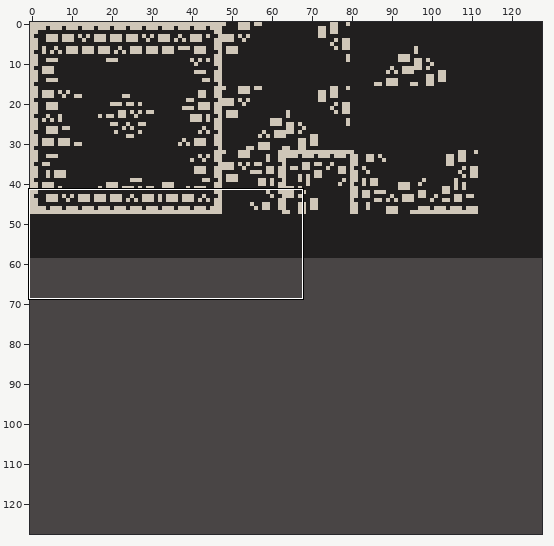
Sprite sheet -- Tilesets/tilemap.png. Above, an overview of the earlier version with the close-up marked.
Close-up. First the earlier version:
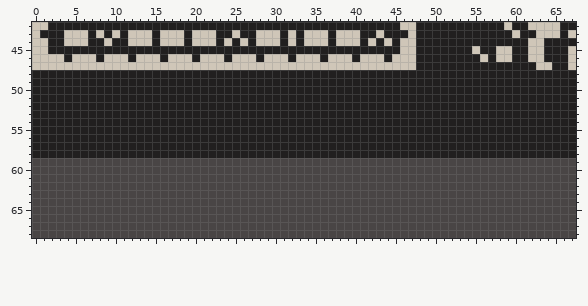
The file is 128x128 pixels. Shown: x 0..67, y 42..68.
And afterwards:
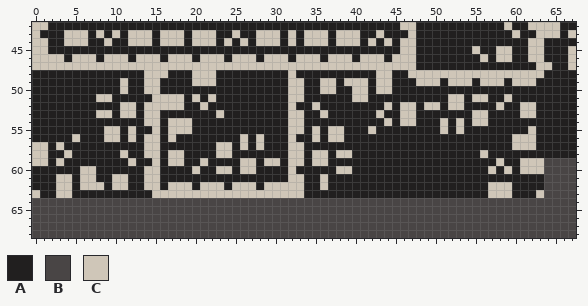
Palette (. is transparent): A #211f1f  B #494545  C #cfc6b8
Message: Add more tile types
What changed:
y 48: x 14..16 AAA -> CCC; x 20..22 AAA -> CCC; x 32 A -> C; x 43..44 AA -> CC; x 47..63 AAAAAAAAAAAAAAAAA -> CCCCCCCCCCCCCCCCC
y 49: x 11 A -> C; x 14..15 AA -> CC; x 20..22 AAA -> CCC; x 32..33 AA -> CC; x 36..37 AA -> CC; x 39..41 AAA -> CCC; x 43..44 AA -> CC; x 48..50 AAA -> CCC; x 52..54 AAA -> CCC; x 56..58 AAA -> CCC; x 60..62 AAA -> CCC
y 50: x 11 A -> C; x 14..15 AA -> CC; x 32..33 AA -> CC; x 36..37 AA -> CC; x 40..41 AA -> CC; x 43..44 AA -> CC
y 51: x 8..9 AA -> CC; x 15..18 AAAA -> CCCC; x 20 A -> C; x 22 A -> C; x 32..33 AA -> CC; x 40..41 AA -> CC; x 52..53 AA -> CC; x 55..56 AA -> CC; x 59 A -> C
y 52: x 11..12 AA -> CC; x 14..18 AAAAA -> CCCCC; x 21 A -> C; x 32 A -> C; x 35 A -> C; x 44 A -> C; x 46..47 AA -> CC; x 49..50 AA -> CC; x 52..53 AA -> CC; x 58 A -> C; x 61..62 AA -> CC
y 53: x 8..9 AA -> CC; x 11..12 AA -> CC; x 14..15 AA -> CC; x 23 A -> C; x 32..33 AA -> CC; x 36 A -> C; x 43 A -> C; x 46..47 AA -> CC; x 55..56 AA -> CC; x 61..62 AA -> CC
y 54: x 14..15 AA -> CC; x 17..19 AAA -> CCC; x 32..33 AA -> CC; x 44 A -> C; x 46..47 AA -> CC; x 51 A -> C; x 53 A -> C; x 55..56 AA -> CC
y 55: x 9..10 AA -> CC; x 12 A -> C; x 15 A -> C; x 17..19 AAA -> CCC; x 32..33 AA -> CC; x 35 A -> C; x 37..38 AA -> CC; x 42 A -> C; x 51 A -> C; x 53 A -> C; x 62 A -> C
y 56: x 5 A -> C; x 9..10 AA -> CC; x 12 A -> C; x 14..15 AA -> CC; x 17 A -> C; x 26 A -> C; x 28 A -> C; x 32 A -> C; x 35 A -> C; x 37..38 AA -> CC; x 60..62 AAA -> CCC
y 57: x 0..1 AA -> CC; x 3 A -> C; x 14..15 AA -> CC; x 23..24 AA -> CC; x 26 A -> C; x 28 A -> C; x 32..33 AA -> CC; x 60..62 AAA -> CCC
y 58: x 0..1 AA -> CC; x 4 A -> C; x 11 A -> C; x 14..15 AA -> CC; x 17..18 AA -> CC; x 23..24 AA -> CC; x 32..33 AA -> CC; x 35..36 AA -> CC; x 38..39 AA -> CC; x 56 A -> C
y 59: x 0..63 BBBBBBBBBBBBBBBBBBBBBBBBBBBBBBBBBBBBBBBBBBBBBBBBBBBBBBBBBBBBBBBB -> CCACAAAAAAAACAACACCAACAAAACCACCACCACCAAAAAAAAAAAAAAAAAAAAACAACCC
y 60: x 0..63 BBBBBBBBBBBBBBBBBBBBBBBBBBBBBBBBBBBBBBBBBBBBBBBBBBBBBBBBBBBBBBBB -> AAAAAACCAAAAAACCAAAACAACCACCAAAACAAAAACCAAAAAAAAAAAAAAAAACACACCC
y 61: x 0..63 BBBBBBBBBBBBBBBBBBBBBBBBBBBBBBBBBBBBBBBBBBBBBBBBBBBBBBBBBBBBBBBB -> AAACCACCAACCAACCAAAAAAAAAAAAAAAACCAACAAAAAAAAAAAAAAAAAAAAAAAAAAA
y 62: x 0..63 BBBBBBBBBBBBBBBBBBBBBBBBBBBBBBBBBBBBBBBBBBBBBBBBBBBBBBBBBBBBBBBB -> AAACCACCCACCAACCACCCACCCACCCACCCCCAACAAAAAAAAAAAAAAAAAAAACCCAAAA
y 63: x 0..63 BBBBBBBBBBBBBBBBBBBBBBBBBBBBBBBBBBBBBBBBBBBBBBBBBBBBBBBBBBBBBBBB -> CAACCAAAAAAAAAACCCCCCCCCCCCCCCCCCCAAAAAAAAAAAAAAAAAAAAAAACCCAAAC
